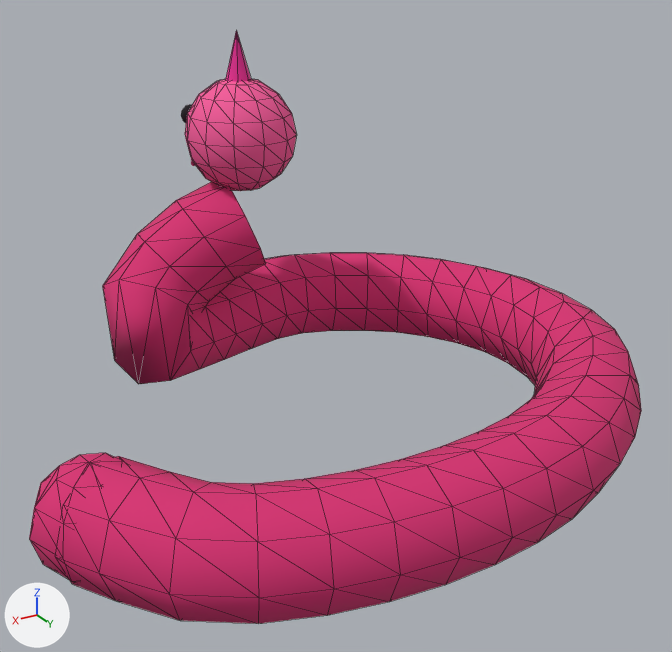
A saved change to the glTF model models/units/python.glb.
The view is the same before and after, from a 50 mm lens placed at (1.53, 2.48, 1.6), pointed at (0.15, 0.17, 0.45). Arrows for +X, +Y and +Z are at lower left; the lights stay in place. The picture after the commit comes second. Mesh edges are drawn as thin lines on the coarser meshes. Where no turn or scale is listed for an object, it has been applied to the vertices. Vertices at exactly the same position are counted once.

Objects in the first picture: 'PythonBigHead', 'PythonCurlingBody', 'PythonTailTip' and 2 more.
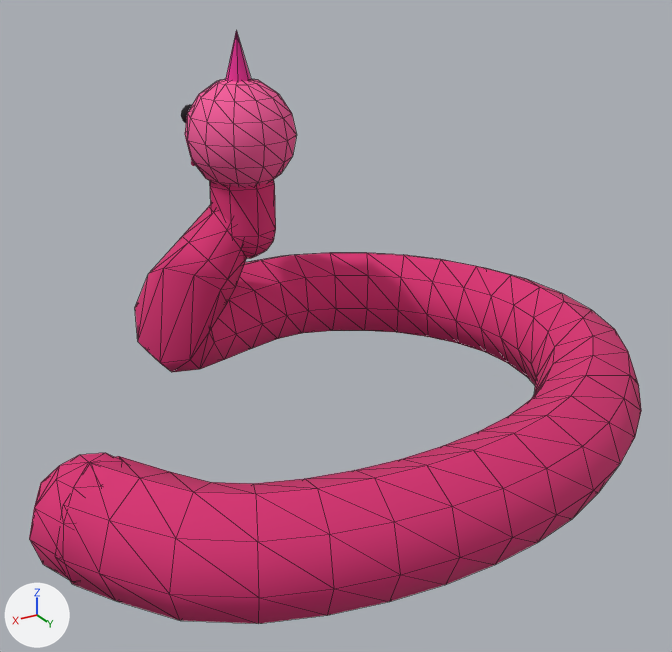
Pixel boxes (x1, y1, x2, y2) of what changed, in the pictures (672 x 652 px; the box of a moved part takes in the faces that stretch with it):
'PythonCurlingBody', reshaped: before (55, 182, 641, 624); after (55, 204, 641, 624)
'PythonNeck', added (pink): after (210, 179, 276, 259)
part 1 of me_mesh_0, moved or reshaped: before (103, 182, 266, 384); after (135, 204, 246, 372)

What changed in the scene script:
```text
Change me_mesh_0:
    where me_mesh_0.from_pydata(...)  # 264 vertices, 512 faces; spans x -0.98..1.15, y -0.81..1.01, z -0.01..0.79
    used by ob_pythoncurlingbody; location = (0.0, 0.0, 0.012)
    me_mesh_0 part 1: 40 of 264 vertices moved; they spanned x 0.11..0.67, y -0.62..-0.24, z 0.12..0.79 and now span x 0.14..0.56, y -0.58..-0.3, z 0.16..0.79; mean shift (-0.09, 0.0, 0.03); largest move (0.67, -0.51, 0.46) -> (0.51, -0.5, 0.47)
Add me_mesh_11:
    me_mesh_11.from_pydata(...)  # 82 vertices, 136 faces; spans x -0.119..0.119, y -0.119..0.119, z -0.194..0.194
    me_mesh_11.materials.append(mat_pythonbodyfuchsia)  # pink #d82d72
Add ob_pythonneck:
    ob_pythonneck = bpy.data.objects.new('PythonNeck', me_mesh_11)
    ob_pythonneck.location = (0.18, -0.405, 0.707)
```
